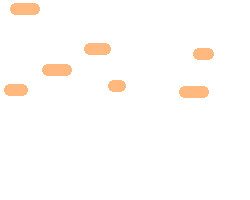
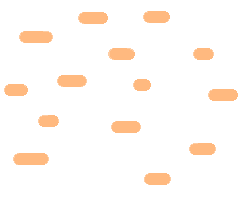
Layers edited between the first and the second 250×200 image:
painted on "Layer 23" over [4, 3, 238, 185]
